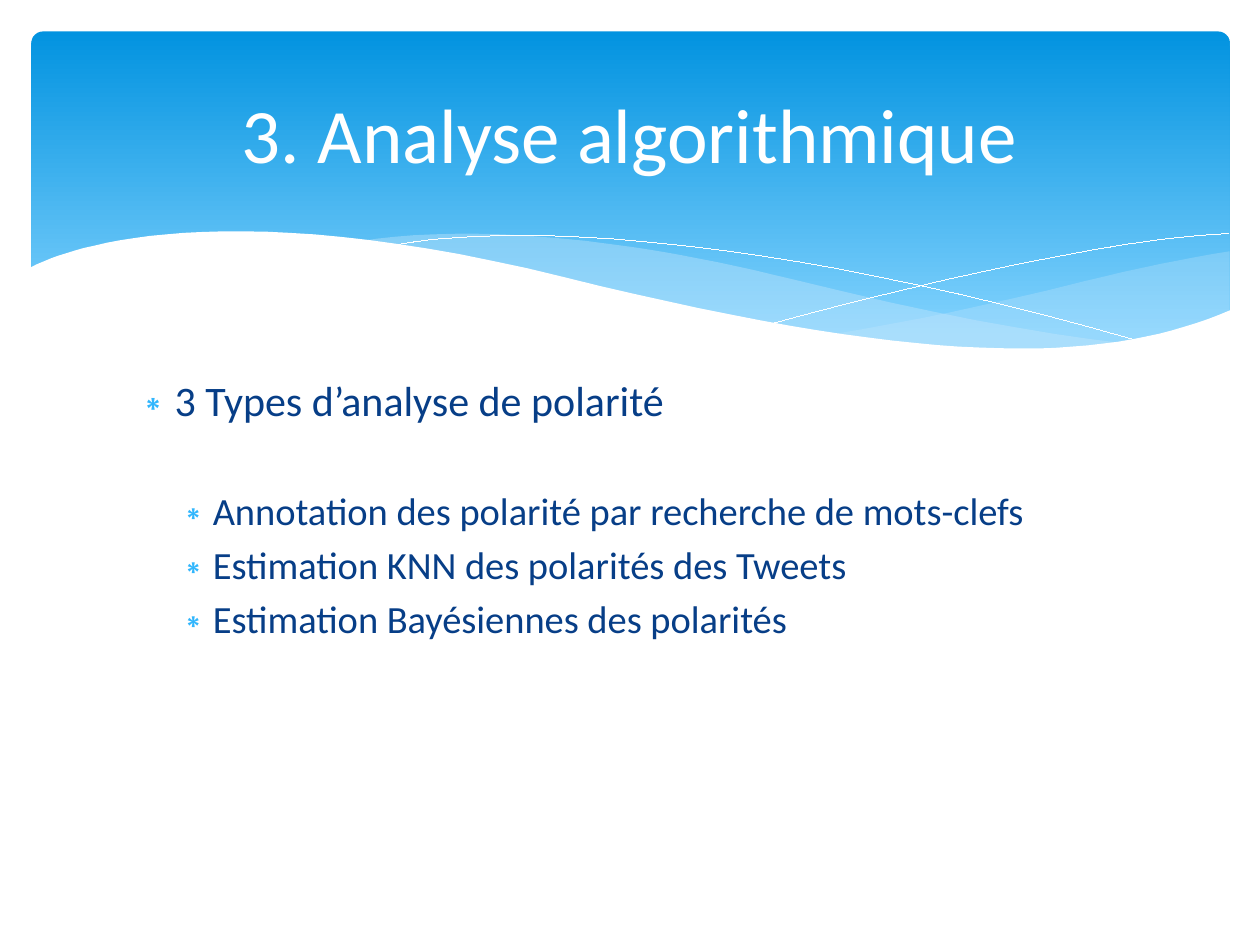
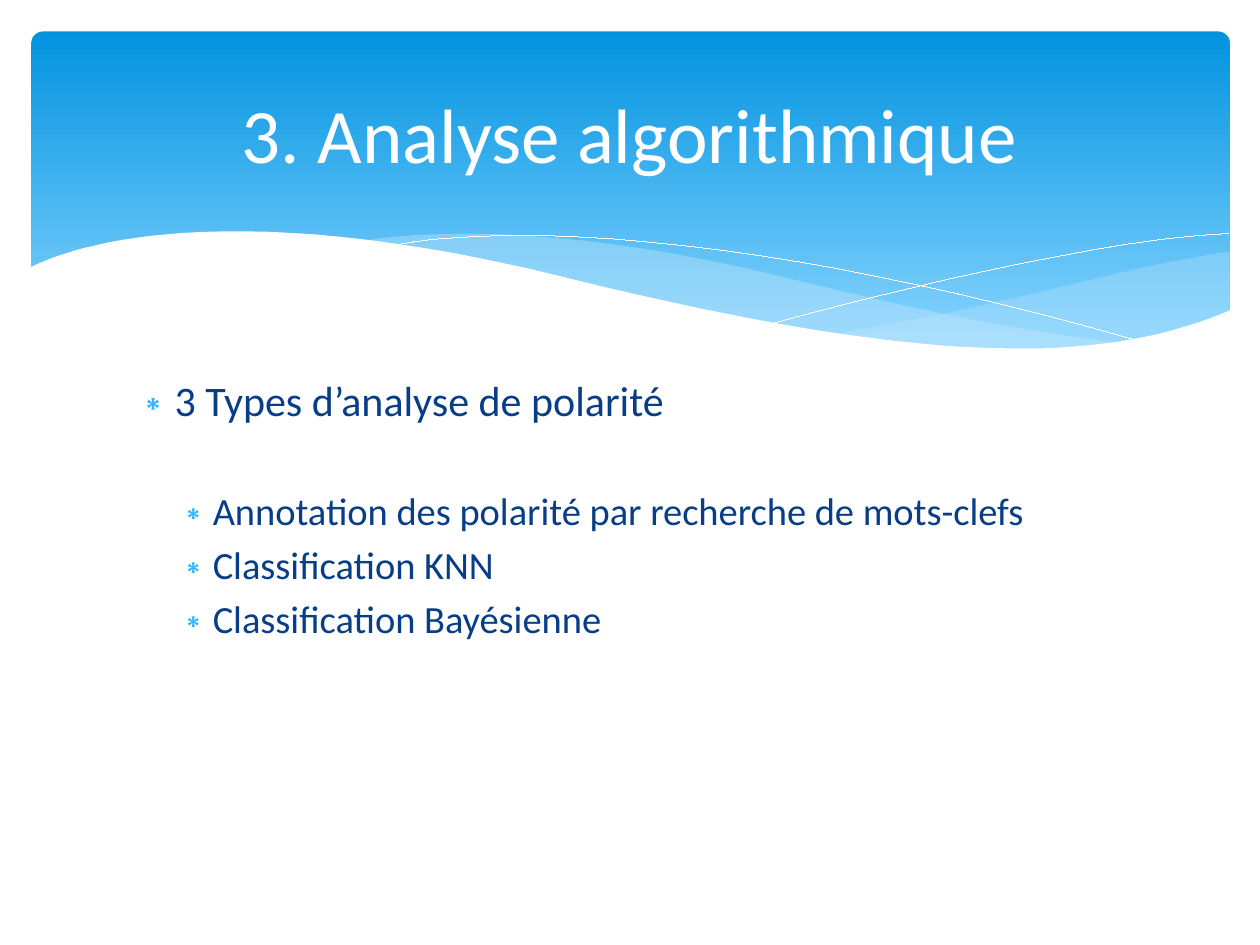
Before and after one commit to m1TP/pje, a slide deck: slide 8 of Soutenance PJE2 TWITTER.pptx. Drawn at 1260x945 pixels with LibreOffice and Linux fonts; fonts in the diff are those of the drawing. Boxes give left, top, right and bottom in pixels: in the first picture for what was removed or moved away, otherwise in the second. Text is boxed around its words. In the diff, an @@ line names an element or a change of style, - is before the commit and + after.

```diff
--- a/Soutenance PJE2 TWITTER.pptx
+++ b/Soutenance PJE2 TWITTER.pptx
@@ text at [213, 552, 601, 640]: text changed @@
-  ∗ Estimation KNN des polarités des Tweets
-  ∗ Estimation Bayésiennes des polarités
+  ∗ Classification KNN
+  ∗ Classification Bayésienne
```
Also in this commit, not shown: 1 other slide changed, 2 other files.
